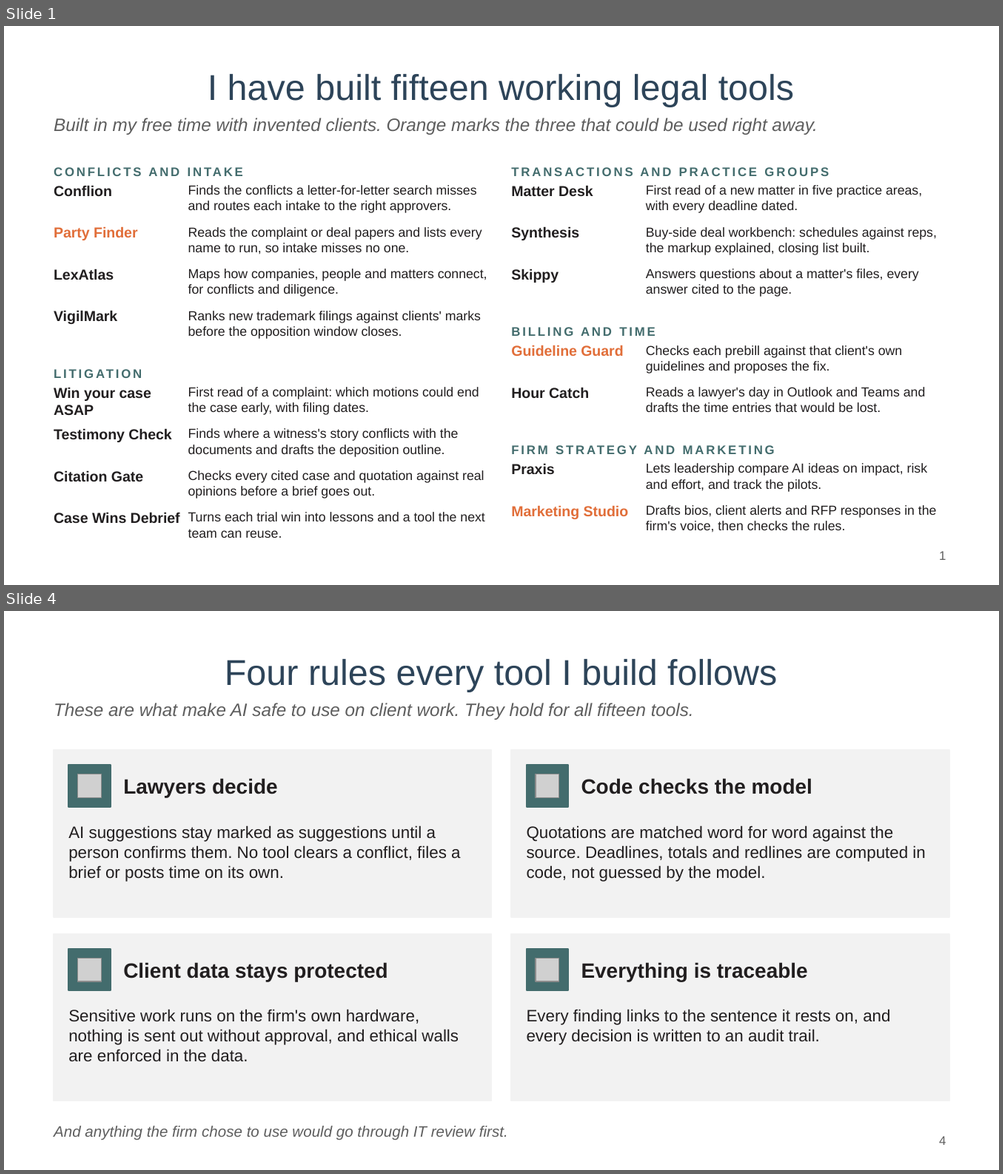
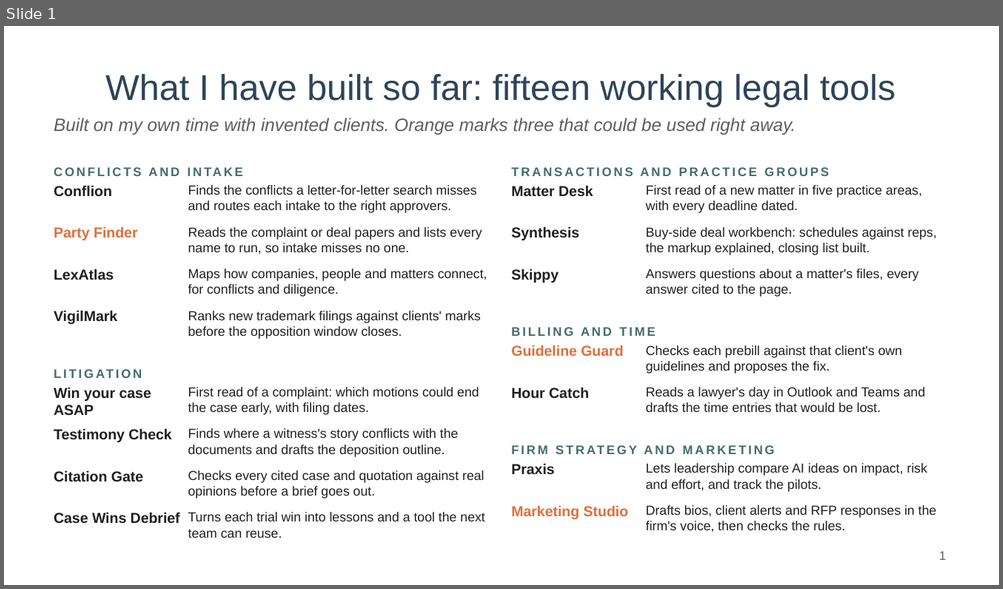
Before and after one commit to mylesparslow-collab/legal-portfolio, a slide deck: downloads/AI-ideas-Myles-Parslow.pptx. Shown one above the other, each under a label of ours: slides 1 and 4 before the commit, slide 1 after it; the slides between them are not shown. The pictures are 1003x1174 and 1003x589 pixels, drawn with LibreOffice and Linux fonts; fonts in the diff are those of the drawing; grey boxes stand for pictures. Boxes give left, top, right and bottom in pixels: in the first picture for what was removed or moved away, otherwise in the second. Text is boxed around its words. In the diff, an @@ line names an element or a change of style, - is before the commit and + after.

```diff
--- a/downloads/AI-ideas-Myles-Parslow.pptx
+++ b/downloads/AI-ideas-Myles-Parslow.pptx
@@ slide 4 removed at bbox=[4, 611, 999, 1170], background #FFFFFF @@
@@ title removed at bbox=[225, 659, 777, 692] @@
-Four rules every tool I build follows
@@ text removed at bbox=[54, 703, 694, 720] @@
-These are what make AI safe to use on client work. They hold for all fifteen tools.
@@ rectangle removed at bbox=[54, 750, 492, 917] @@
@@ rectangle removed at bbox=[68, 765, 111, 807] @@
@@ rectangle removed at bbox=[511, 750, 949, 917] @@
@@ rectangle removed at bbox=[526, 765, 568, 807] @@
@@ picture removed at bbox=[77, 774, 102, 798] @@
@@ text removed at bbox=[123, 778, 278, 797] @@
-Lawyers decide
@@ picture removed at bbox=[535, 774, 559, 798] @@
@@ text removed at bbox=[581, 778, 812, 795] @@
-Code checks the model
@@ text removed at bbox=[68, 826, 460, 882] @@
-AI suggestions stay marked as suggestions until a person confirms them. No tool clears a conflict, files a brief or posts time on its own.
@@ text removed at bbox=[526, 826, 925, 882] @@
-Quotations are matched word for word against the source. Deadlines, totals and redlines are computed in code, not guessed by the model.
@@ rectangle removed at bbox=[54, 934, 492, 1102] @@
@@ rectangle removed at bbox=[511, 934, 949, 1102] @@
@@ rectangle removed at bbox=[68, 949, 111, 991] @@
@@ picture removed at bbox=[77, 958, 102, 982] @@
@@ text removed at bbox=[123, 963, 387, 982] @@
-Client data stays protected
@@ rectangle removed at bbox=[526, 949, 568, 991] @@
@@ picture removed at bbox=[535, 958, 559, 982] @@
@@ text removed at bbox=[581, 963, 808, 982] @@
-Everything is traceable
@@ text removed at bbox=[68, 1009, 458, 1062] @@
-Sensitive work runs on the firm's own hardware, nothing is sent out without approval, and ethical walls are enforced in the data.
@@ text removed at bbox=[526, 1009, 890, 1045] @@
-Every finding links to the sentence it rests on, and every decision is written to an audit trail.
@@ text removed at bbox=[54, 1126, 508, 1140] @@
-And anything the firm chose to use would go through IT review first.
@@ page number removed at bbox=[939, 1136, 945, 1145] @@
-4
@@ slide 1 changed as well @@
@@ title at bbox=[105, 74, 895, 107]: text changed @@
-I have built fifteen working legal tools
+What I have built so far: fifteen working legal tools
@@ text at bbox=[54, 118, 795, 135]: text changed @@
-Built in my free time with invented clients. Orange marks the three that could be used right away.
+Built on my own time with invented clients. Orange marks three that could be used right away.
```
Also in this commit, not shown: 4 slides added, 3 other slides removed, 1 other file.
